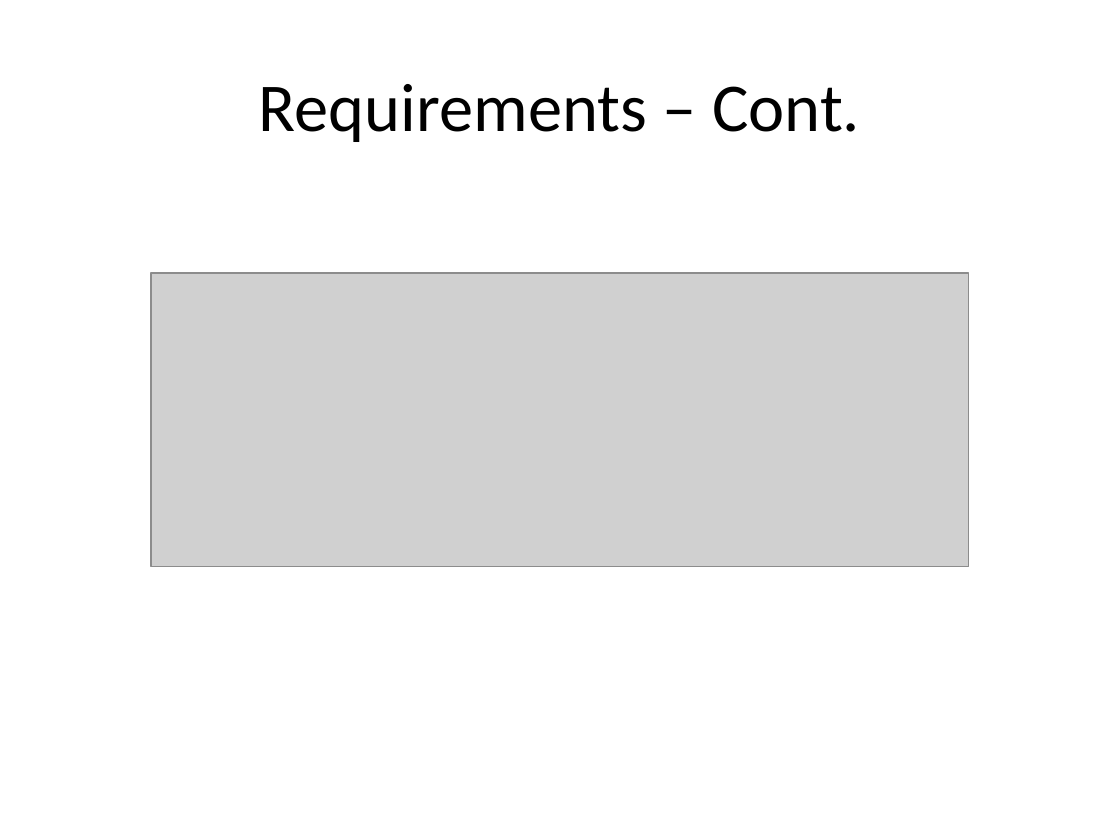
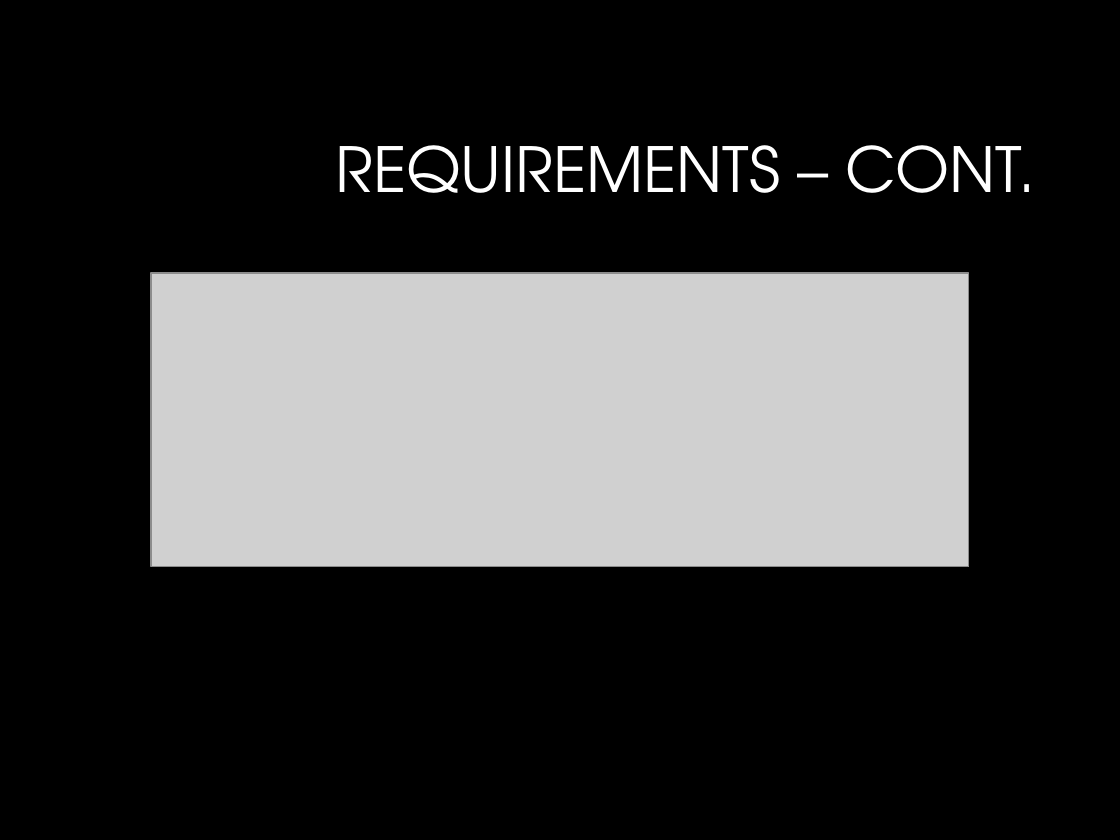
Before and after one commit to NateChristiansen/SeniorProject, a slide deck: slide 5 of Documents/Presentations/Presentation1.pptx. Drawn at 1120x840 pixels with LibreOffice and Linux fonts; fonts in the diff are those of the drawing; grey boxes stand for pictures; background and template pictures are left out. Boxes give left, top, right and bottom in pixels: in the first picture for what was removed or moved away, otherwise in the second. Text is boxed around its words. In the diff, an @@ line names an element or a change of style, - is before the commit and + after.

```diff
--- a/Documents/Presentations/Presentation1.pptx
+++ b/Documents/Presentations/Presentation1.pptx
@@ background #FFFFFF to #000000 @@
@@ title at (x1=335, y1=145, x2=1036, y2=193): text changed; size 44 to 40 pt; font Calibri to TeX Gyre Adventor; text colour #000000 to #FFFFFF @@
-Requirements – Cont.
+REQUIREMENTS – CONT.
```
Also in this commit, not shown: 12 other slides changed.
